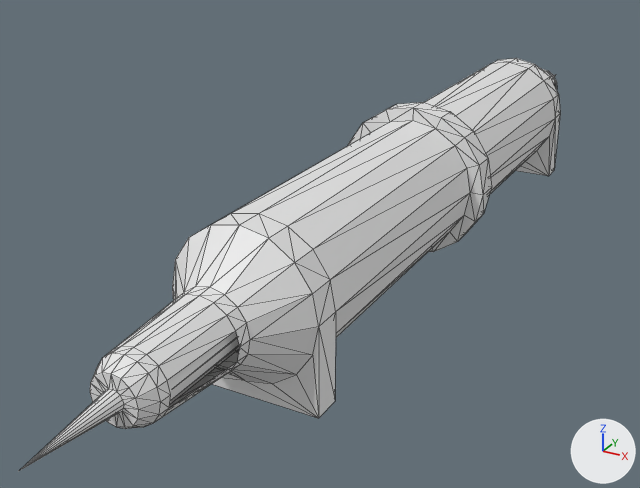
Renders of the OBJ model src/main/resources/assets/hbm/models/bombs/prototype.obj from each side of a commit.
The view is the same before and after, from a 50 mm lens placed at (2.57, -6.24, 2.92), pointed at (-0.56, -0.55, 0.07). Lighting does not change. The marker at lower right points along +X, +Y and +Z. The first picture is the older version. Mesh edges are drawn as thin lines. Where no turn or scale is listed for an object, it has been applied to the vertices. Vertices at exactly the same position are counted once.

Before the edit, the objects in view are built like this:
```python
me_cylinder = bpy.data.meshes.new('Cylinder')
me_cylinder.from_pydata(...)  # 362 vertices, 672 faces; spans x -0.6..0.6, y -4.2..4.2, z -0.05..1.15
ob_cylinder = bpy.data.objects.new('Cylinder', me_cylinder)
ob_cylinder.location = (0.0, 0.0, 0.0)
```
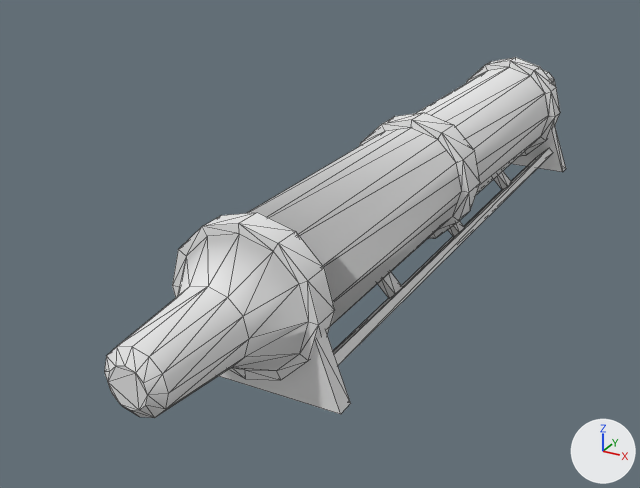
Pixel boxes (x1, y1, x2, y2) of what changed, in the pictures (640 x 488 px):
'Cylinder', reshaped (15% narrower, 13% shorter)
    before: (19, 58, 560, 471)
    after: (104, 57, 566, 418)
part 1 of me_cylinder, rebuilt (16% narrower, 15% shorter)
    before: (19, 58, 560, 471)
    after: (104, 67, 556, 418)
part 2 of me_cylinder, reshaped (mostly hidden before)
    before: (167, 84, 555, 404)
    after: (219, 57, 566, 414)

Edits to the bpy script that builds the scene:
```text
Add mat_texture:
    mat_texture = principled_material('Texture')
    mat_texture.base_color = (0.8, 0.8, 0.8)  # white #e7e7e7
    mat_texture.roughness = 1.0
Change me_cylinder:
    used by ob_cylinder; location = (0.0, 0.0, 0.0)
    remove me_cylinder.from_pydata(...)  # 362 vertices, 672 faces; spans x -0.6..0.6, y -4.2..4.2, z -0.05..1.15
    add me_cylinder.from_pydata(...)  # 308 vertices, 488 faces; spans x -0.63..0.63, y -3.5..3.5, z 0.0..1.06
    me_cylinder part 1: the loose piece of 330 vertices spanning x -0.6..0.6, y -4.2..4.2, z -0.05..1.15 is rebuilt with 132 vertices and now spans x -0.5..0.5, y -3.5..3.5, z 0.06..1.06, in mat_texture (white #e7e7e7)
    me_cylinder part 2
    32 vertices are removed from x -0.18..0.18, y -3.48..3.48, z 0.37..0.73
    32 faces are deleted
    106 vertices are added at x -0.63..0.63, y -2.47..2.49, z 0.0..1.06
    24 new vertices lie (0.0, 0.12, 0.0) away from vertices in x -0.42..0.42, y -1.28..1.16, z 0.14..0.32
    12 new vertices lie (0.0, 0.19, 0.0) away from vertices in x -0.5..0.5, y 2.3, z 0.06..1.06
    11 new vertices lie (0.0, 0.25, 0.0) away from vertices in x -0.5..0.5, y -0.12, z 0.13..1.06
    7 new vertices lie (0.22, 0.0, -0.06) away from vertices in x -0.22..0.0, y -0.12..2.49, z 0.18..1.0
    8 new vertices lie (0.0, 4.68, 0.0) away from vertices in x -0.51..0.51, y -2.34, z 0.05..0.23
    8 new vertices lie (0.0, 0.13, 0.0) away from vertices in x -0.63..0.63, y -2.47..2.34, z 0.0..0.5
    228 new faces join them
    add me_cylinder.materials.append(mat_texture)  # white #e7e7e7
```
